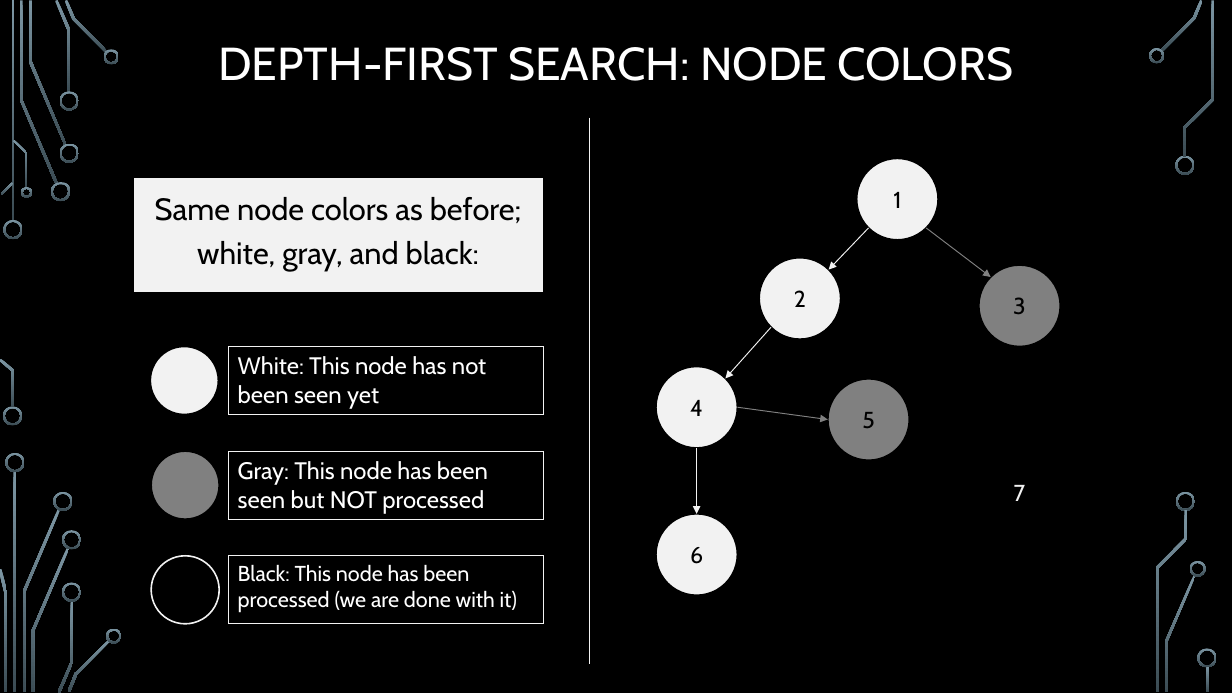
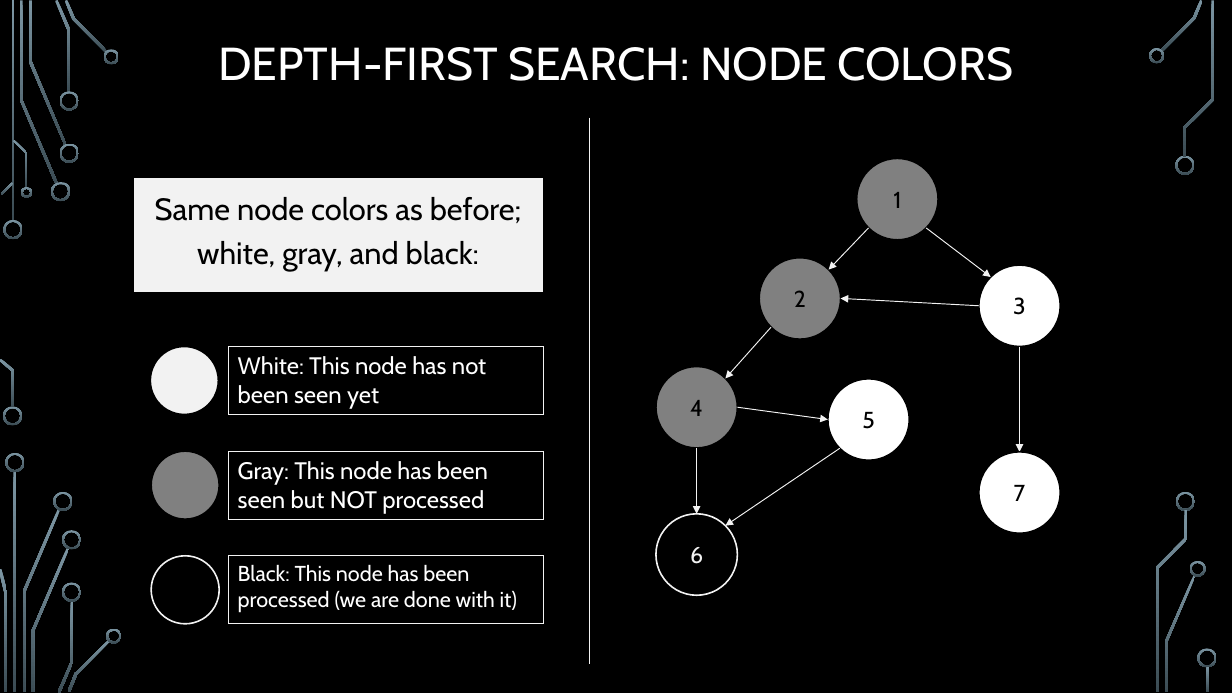
Before and after one commit to markfloryan/dsa2, a slide deck: slide 6 of slides/01-2-GraphsDFSTopoSCC.pptx. Drawn at 1232x693 pixels with LibreOffice and Linux fonts; fonts in the diff are those of the drawing; background and template pictures are left out. Boxes give left, top, right and bottom in pixels: in the first picture for what was removed or moved away, otherwise in the second. Text is boxed around its words. In the diff, an @@ line names an element or a change of style, - is before the commit and + after.

```diff
--- a/slides/01-2-GraphsDFSTopoSCC.pptx
+++ b/slides/01-2-GraphsDFSTopoSCC.pptx
@@ arrow (926, 228) - (991, 277): stroke #808080 0.75 pt to #F2F2F2 0.75 pt @@
@@ ellipse "3" at (x1=979, y1=265, x2=1060, y2=347): fill #808080 to #FFFFFF @@
@@ arrow (979, 306) - (841, 299): stroke #000000 0.75 pt to #F2F2F2 0.75 pt @@
@@ arrow (1019, 347) - (1019, 452): stroke #000000 0.75 pt to #F2F2F2 0.75 pt @@
@@ fill #F2F2F2 to #808080 in 3 elements at (x1=857, y1=158, x2=938, y2=239), (x1=760, y1=258, x2=841, y2=339), (x1=656, y1=367, x2=738, y2=448) @@
@@ ellipse "5" at (x1=828, y1=379, x2=909, y2=460): fill #808080 to #FFFFFF @@
@@ arrow (738, 408) - (828, 420): stroke #808080 0.75 pt to #F2F2F2 0.75 pt @@
@@ arrow (840, 448) - (726, 526): stroke #000000 0.75 pt to #F2F2F2 0.75 pt @@
@@ ellipse "7" at (x1=979, y1=452, x2=1060, y2=533): text colour #F2F2F2 to #000000; fill #000000 to #FFFFFF @@
@@ ellipse "6" at (x1=656, y1=514, x2=738, y2=595): text colour #000000 to #F2F2F2; fill #F2F2F2 to #000000; outline #000000 1.25 pt to #F2F2F2 1.25 pt @@
```
Also in this commit, not shown: 2 other slides changed, 2 slides added, 3 other files.
